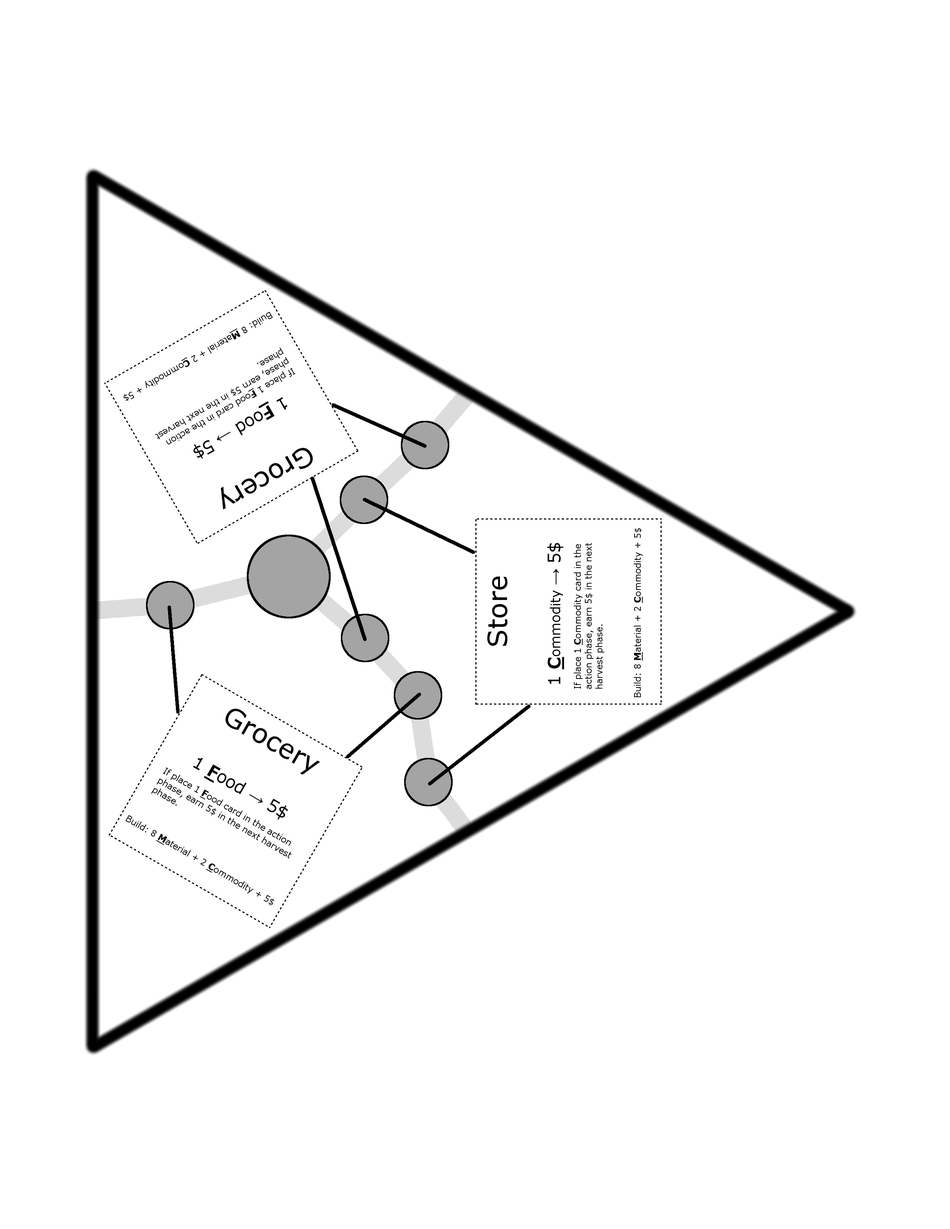
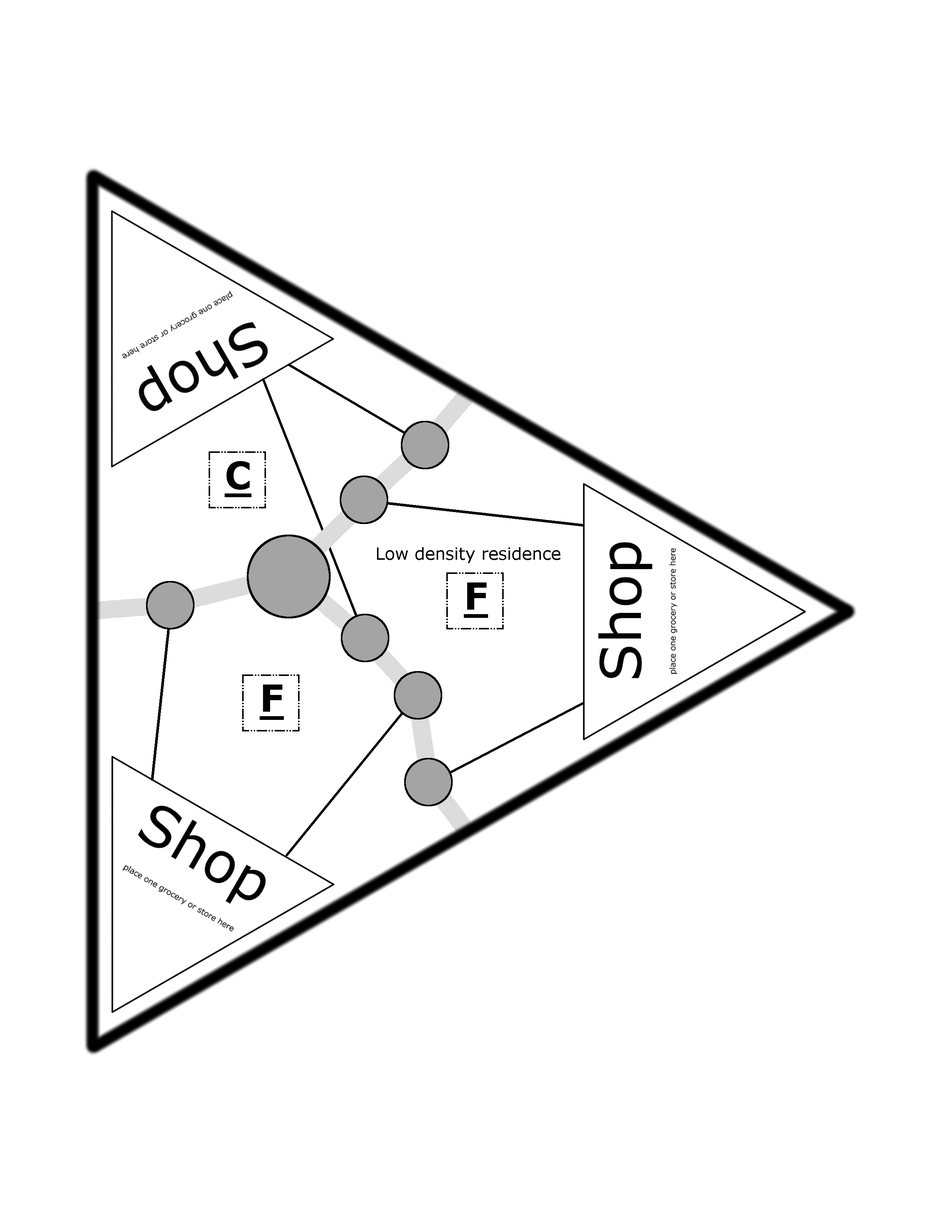
Revision of a layered 950 × 1229 image; what changed, layer by layer:
painted on "图层 #2" over [103, 210, 807, 1014]
added layer "Low density residence" above "图层 #5" over [376, 547, 561, 564]
moved "图层 #5" above "图层", painted on it over [150, 363, 585, 857]
showed "背景" over [103, 210, 807, 1014]
